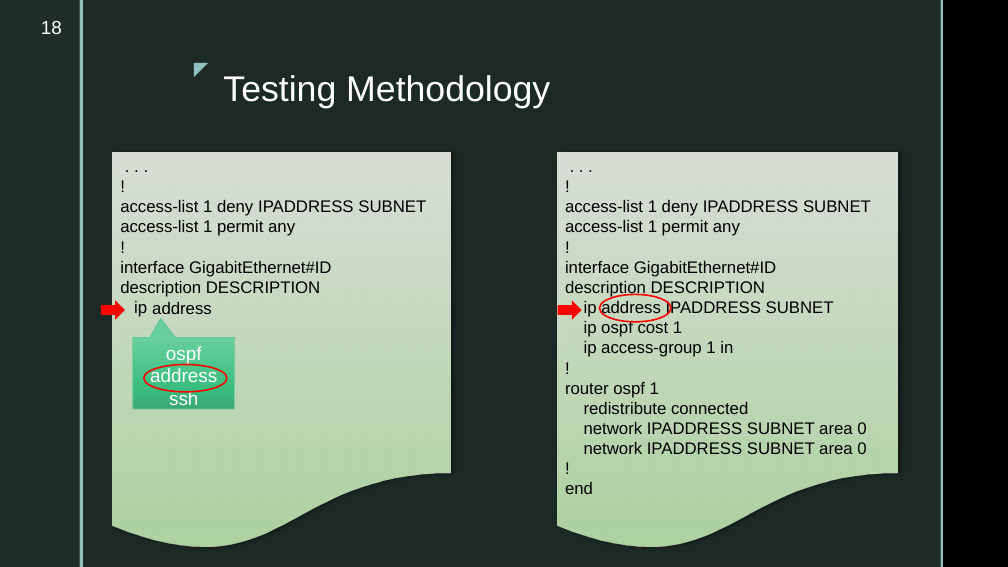
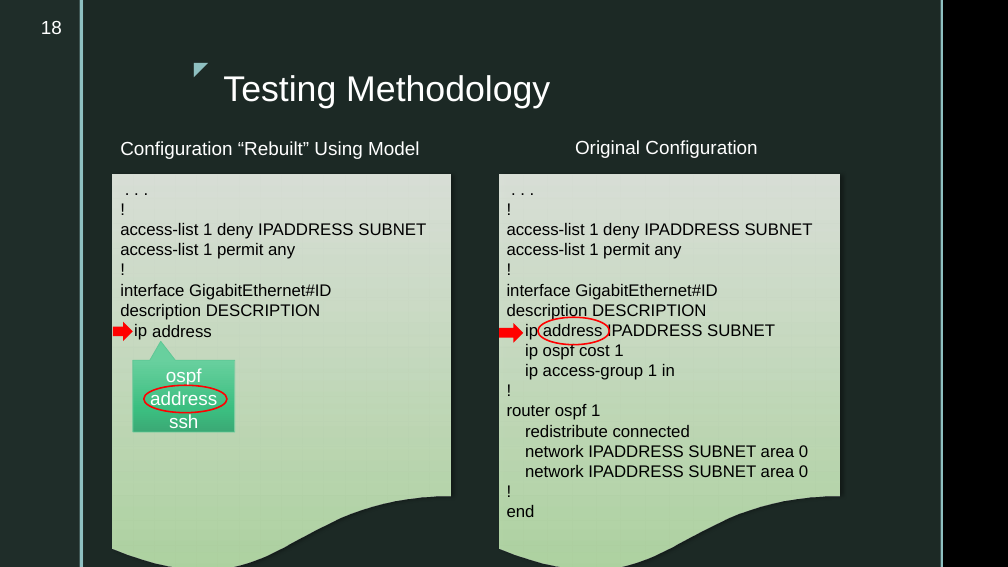
Before and after one commit to ahsanMah/config-completion, a slide deck: slide 18 of Final Presentation.pptx. Drawn at 1008x567 pixels with LibreOffice and Linux fonts; fonts in the diff are those of the drawing; background and template pictures are left out. Boxes give left, top, right and bottom in pixels: in the first picture for what was removed or moved away, otherwise in the second. Text is boxed around its words. In the diff, an @@ line names an element or a change of style, - is before the commit and + after.

```diff
--- a/Final Presentation.pptx
+++ b/Final Presentation.pptx
@@ text added at <box>120,141,419,159</box>, 18 pt, text #FFFFFF @@
+Configuration “Rebuilt” Using Model
@@ text added at <box>575,140,757,158</box>, 18 pt, text #FFFFFF @@
+Original Configuration
@@ right arrow: place and size @@
-right arrow at <box>101,300,125,320</box>
+right arrow at <box>113,322,132,342</box>
@@ 1 flow chart document, 1 speech box, 1 text: place and size @@
-1 flow chart document, 1 speech box, 1 text at <box>113,152,450,552</box>
+1 flow chart document, 1 speech box, 1 text at <box>113,175,450,567</box>
@@ 1 flow chart document, 1 right arrow, 1 ellipse: place and size @@
-1 flow chart document, 1 right arrow, 1 ellipse at <box>558,152,898,552</box>
+1 flow chart document, 1 right arrow, 1 ellipse at <box>499,175,839,567</box>
@@ ellipse: place and size @@
-ellipse at <box>144,364,227,392</box>
+ellipse at <box>144,386,227,413</box>
```
Also in this commit, not shown: 5 other files.
